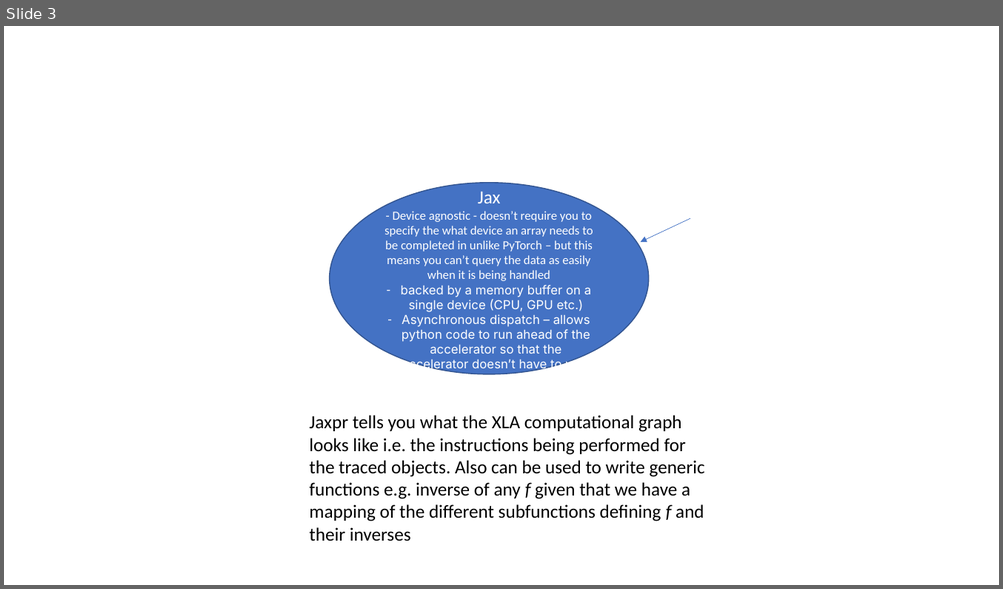
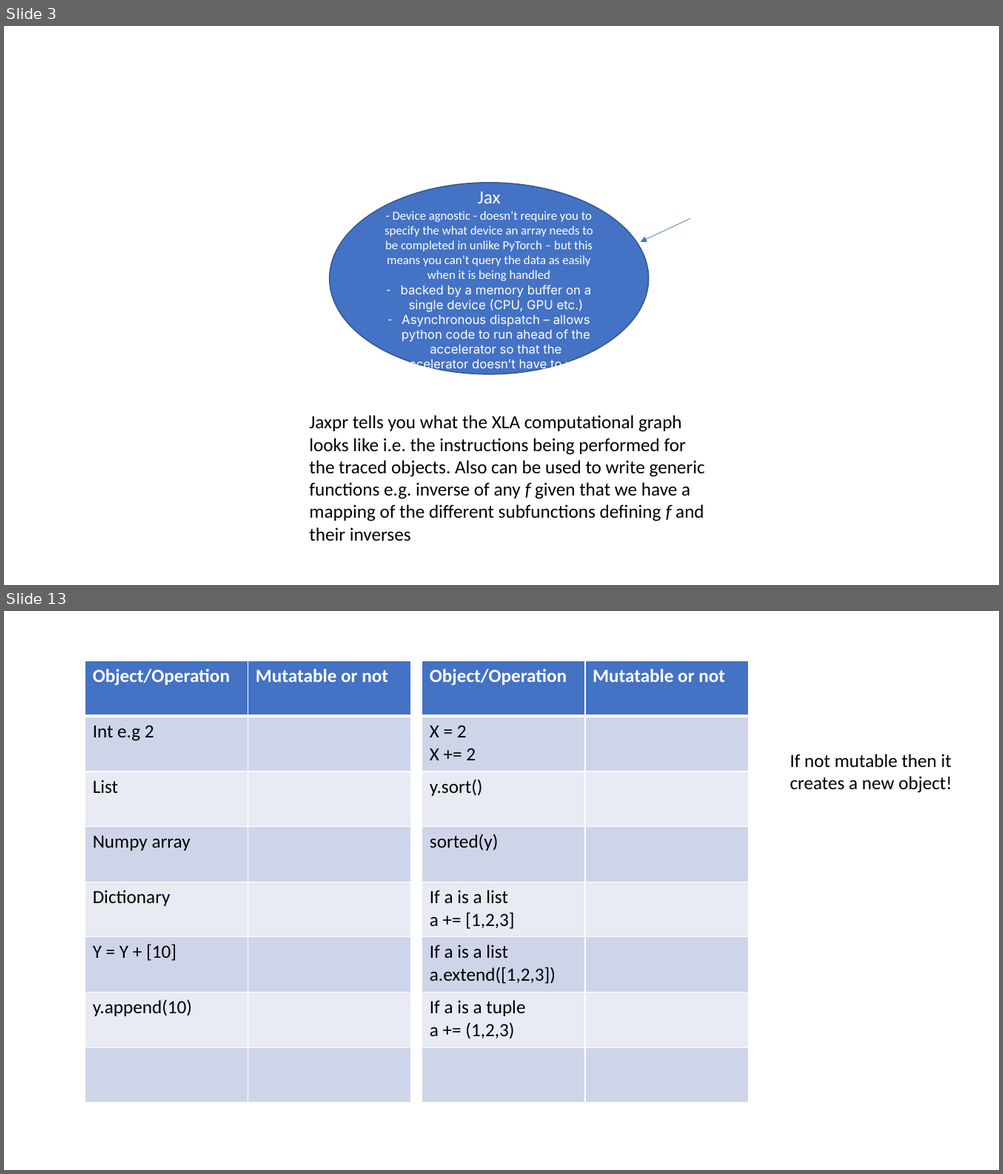
Before and after one commit to francisa6/Leetcode, a slide deck: Leetcode_Topics.pptx. Shown one above the other, each under a label of ours: slide 3 before the commit, slides 3 and 13 after it; the slides between them are not shown. The pictures are 1003x589 and 1003x1174 pixels, drawn with LibreOffice and Linux fonts; fonts in the diff are those of the drawing. Boxes give left, top, right and bottom in pixels: in the first picture for what was removed or moved away, otherwise in the second. Text is boxed around its words. In the diff, an @@ line names an element or a change of style, - is before the commit and + after.

```diff
--- a/Leetcode_Topics.pptx
+++ b/Leetcode_Topics.pptx
@@ slide 13 added at (4, 611, 999, 1170), background #FFFFFF @@
@@ table added at (85, 661, 410, 1103), 8 rows, 2 columns @@
+Object/Operation | Mutatable or not
+Int e.g 2 | 
+List | 
+Numpy array | 
+Dictionary | 
+Y = Y + [10] | 
+y.append(10) | 
+ | 
@@ table added at (422, 661, 747, 1103), 8 rows, 2 columns @@
+Object/Operation | Mutatable or not
+X = 2 / X += 2 | 
+y.sort() | 
+sorted(y) | 
+If a is a list / a += [1,2,3] | 
+If a is a list / a.extend([1,2,3]) | 
+If a is a tuple / a += (1,2,3) | 
+ | 
@@ text added at (790, 754, 951, 793), 18 pt, text #000000 @@
+If not mutable then it creates a new object!
```
Also in this commit, not shown: 25 other slides added, 45 other files.
